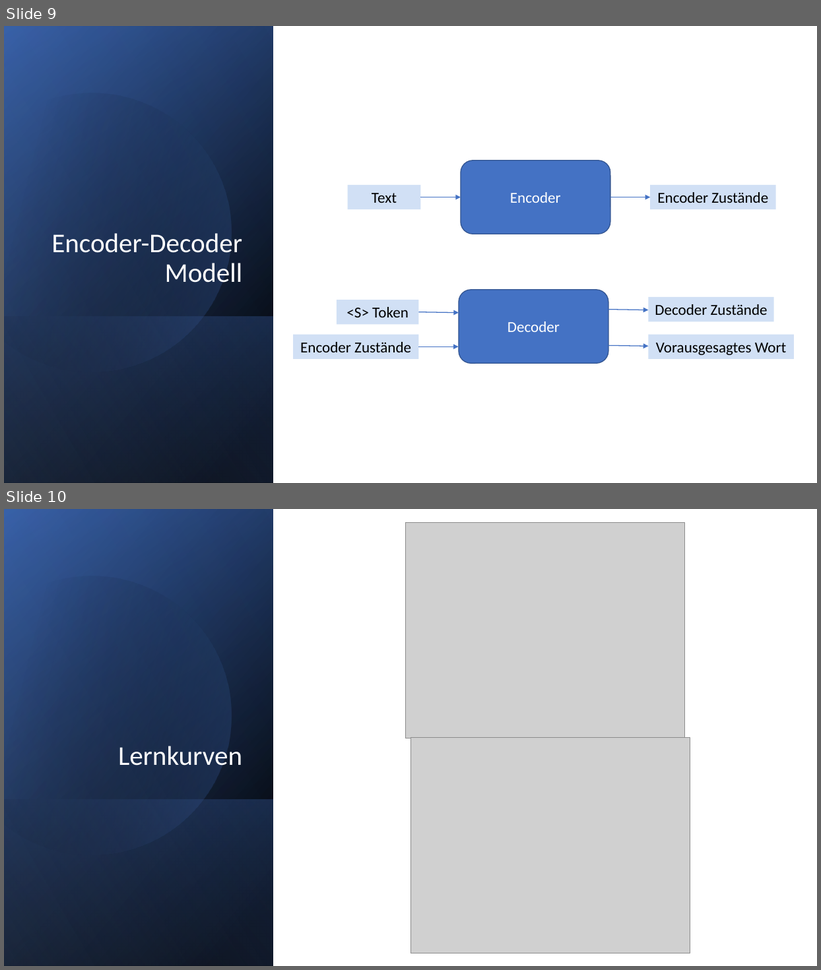
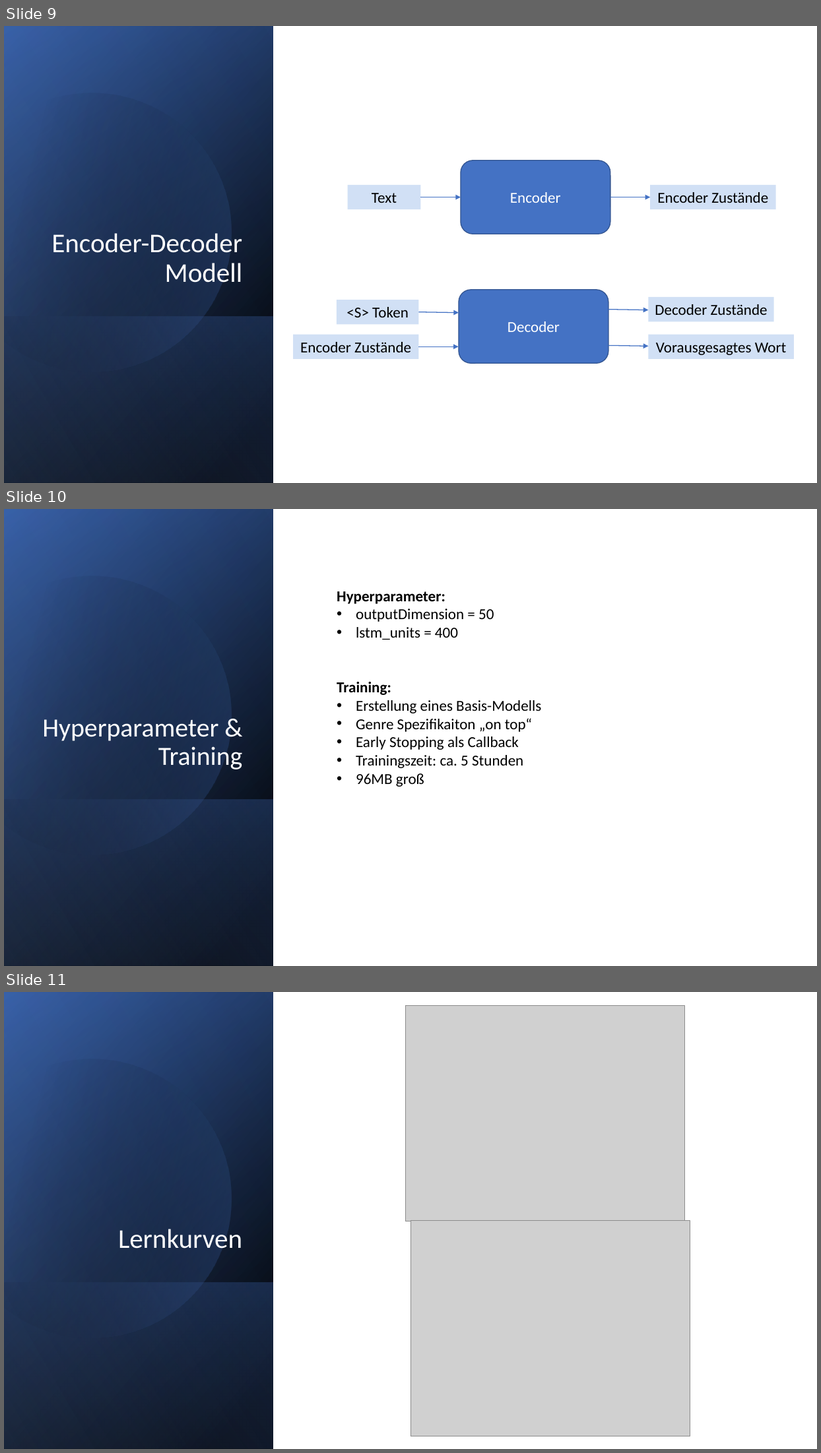
Before and after one commit to techsupport-noah/ML-Projekt, a slide deck: Chatbot.pptx. Shown one above the other, each under a label of ours: slides 9 and 10 before the commit, slides 9, 10 and 11 after it. The pictures are 821x970 and 821x1453 pixels, drawn with LibreOffice and Linux fonts; fonts in the diff are those of the drawing; grey boxes stand for pictures. Boxes give left, top, right and bottom in pixels: in the first picture for what was removed or moved away, otherwise in the second. Text is boxed around its words. In the diff, an @@ line names an element or a change of style, - is before the commit and + after.

```diff
--- a/Chatbot.pptx
+++ b/Chatbot.pptx
@@ slide 10 added at [4,509,817,966], background #FFFFFF @@
@@ rectangle added at [4,509,817,966], fill #FFFFFF @@
@@ rectangle added at [4,509,274,966], fill gradient #000000 to #2F5597 @@
@@ rectangle added at [4,510,274,966], fill gradient #000000 to #4472C4 @@
@@ rectangle added at [4,509,274,966], fill gradient #000000 to #8FAADC @@
@@ freeform shape added at [4,543,265,883], fill gradient #000000 to #4472C4 @@
@@ text added at [337,591,541,787], 18 pt, text #000000 @@
+Hyperparameter:
+• outputDimension = 50
+• lstm_units = 400
+Training:
+• Erstellung eines Basis-Modells
+• Genre Spezifikaiton „on top“
+• Early Stopping als Callback
+• Trainingszeit: ca. 5 Stunden
+• 96MB groß
@@ title added at [42,720,243,770], 31 pt, text #FFFFFF @@
+Hyperparameter & Training
@@ rectangle added at [4,799,274,966], fill gradient #4472C4 to #000000 @@
@@ what was slide 10 is now slide 11 @@
```
Also in this commit, not shown: 1 slide changed.
